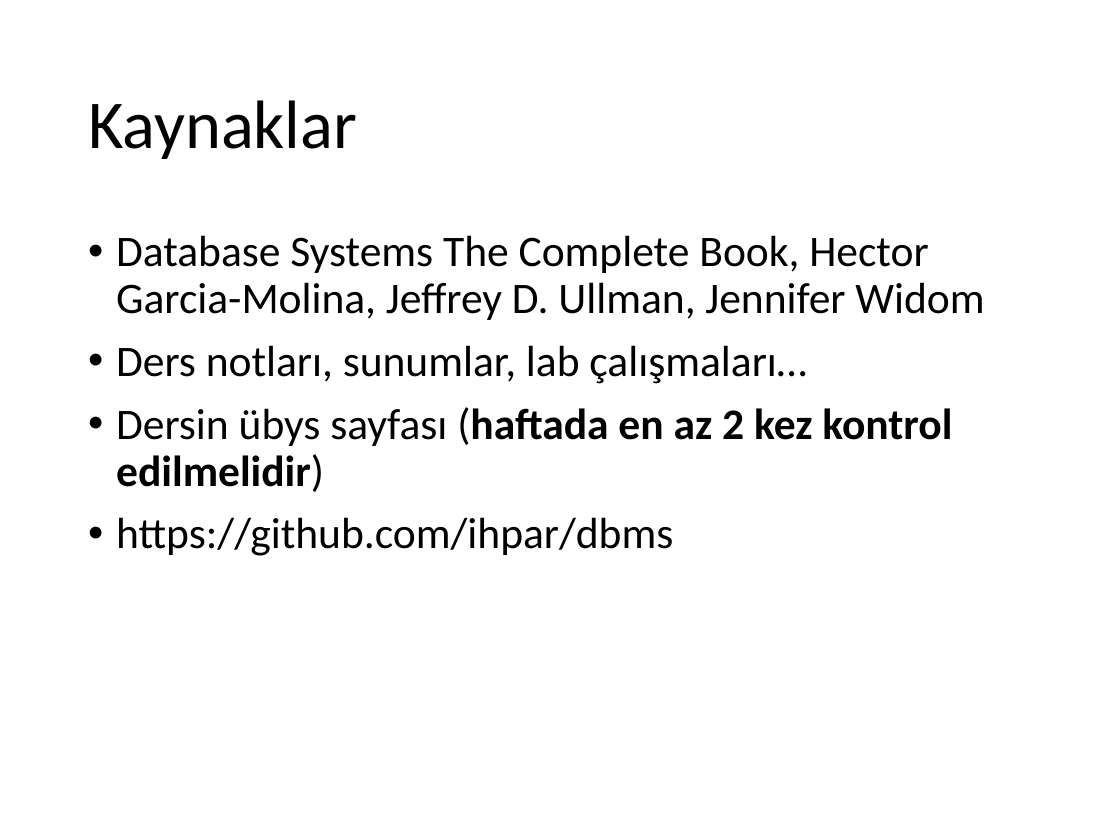
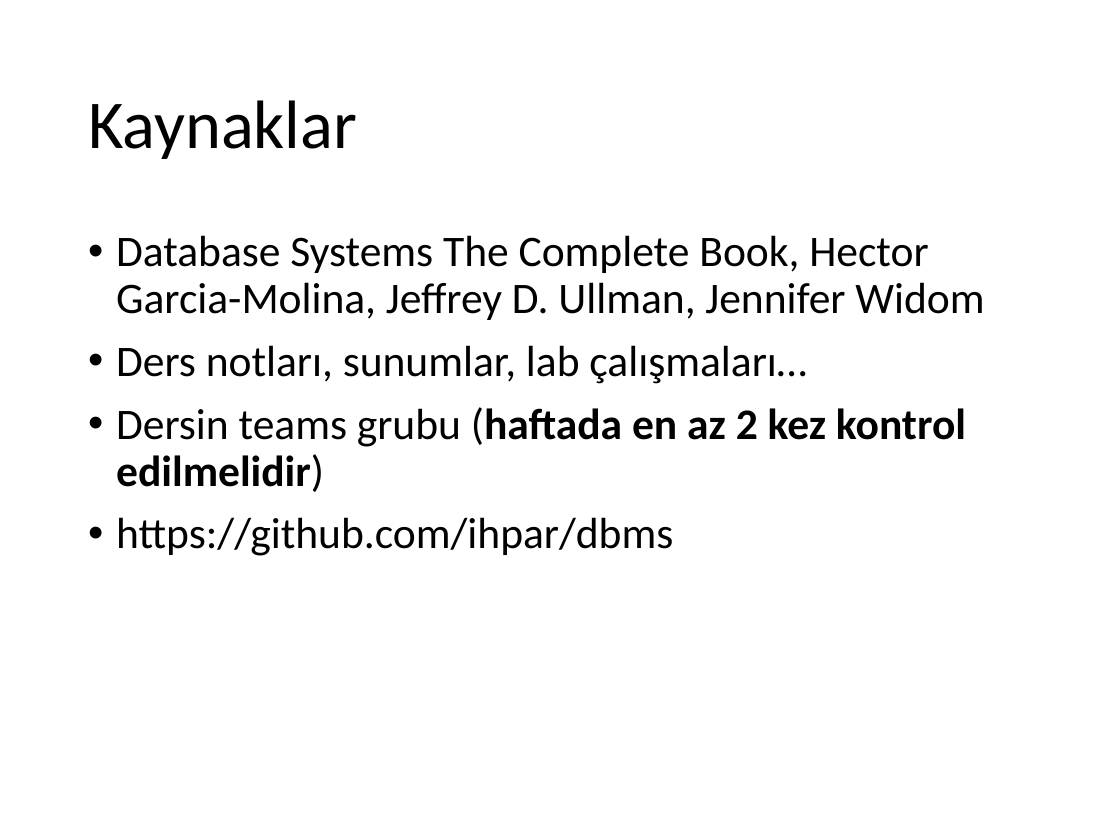
Before and after one commit to ihpar/dbms, a slide deck: slide 3 of Slides/Ders 0.pptx. Drawn at 1120x840 pixels with LibreOffice and Linux fonts; fonts in the diff are those of the drawing. Boxes give left, top, right and bottom in pixels: in the first picture for what was removed or moved away, otherwise in the second. Text is boxed around its words. In the diff, an @@ line names an element or a change of style, - is before the commit and + after.

```diff
--- a/Slides/Ders 0.pptx
+++ b/Slides/Ders 0.pptx
@@ text at (116, 407, 966, 492): text changed @@
-• Dersin übys sayfası (haftada en az 2 kez kontrol edilmelidir)
+• Dersin teams grubu (haftada en az 2 kez kontrol edilmelidir)
```
Also in this commit, not shown: 1 other slide changed.
